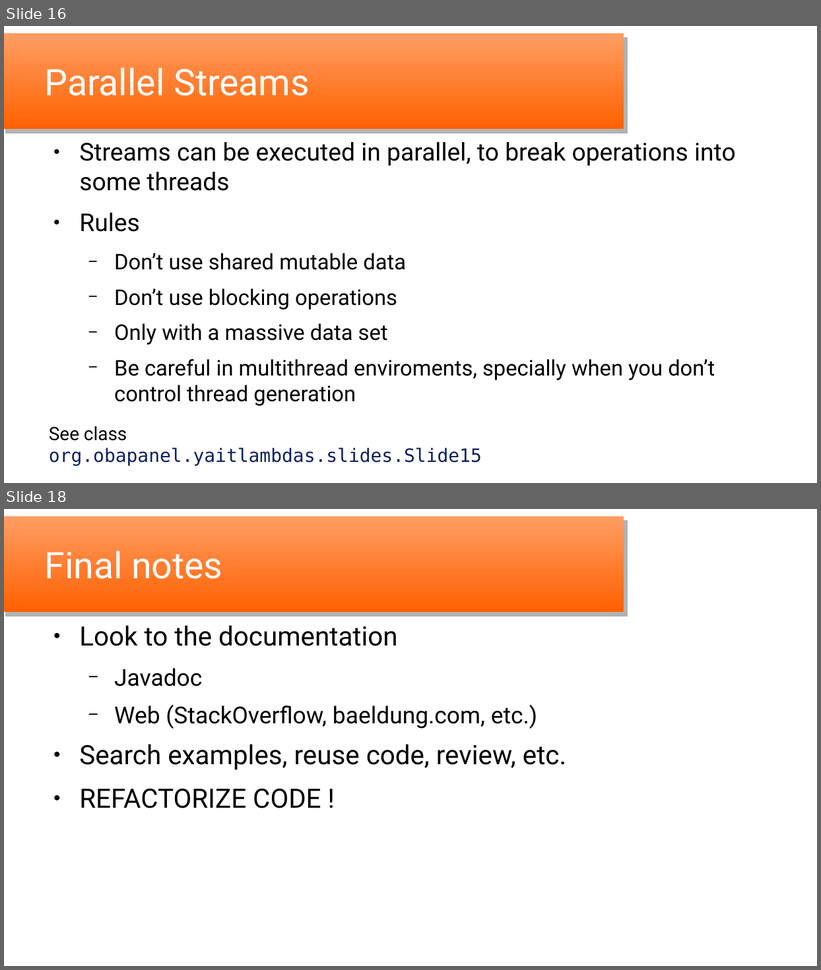
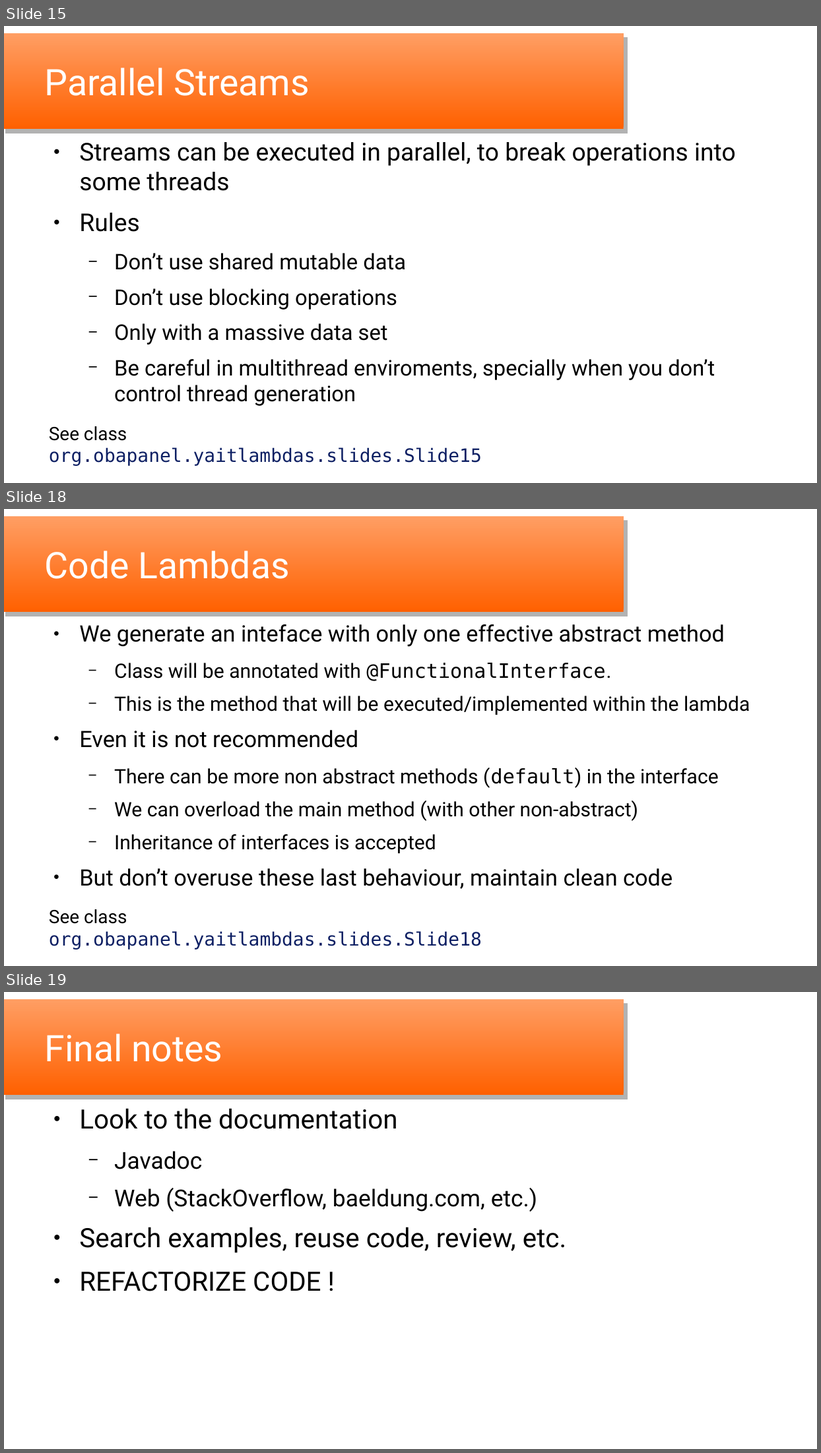
Before and after one commit to oscar-besga-panel/YaitLambdas, a slide deck: YaitLambdas_en.odp. Shown one above the other, each under a label of ours: slides 16 and 18 before the commit, slides 15, 18 and 19 after it; the slides between them are not shown. The pictures are 821x970 and 821x1453 pixels, drawn with LibreOffice and Linux fonts; fonts in the diff are those of the drawing; background and template pictures are left out. Boxes give left, top, right and bottom in pixels: in the first picture for what was removed or moved away, otherwise in the second. Text is boxed around its words. In the diff, an @@ line names an element or a change of style, - is before the commit and + after.

```diff
--- a/YaitLambdas_en.odp
+++ b/YaitLambdas_en.odp
@@ slide 18 added at (x1=4, y1=509, x2=817, y2=966), background #FFFFFF; not listed: 1 template element that a slide beside it also shows @@
@@ title added at (x1=45, y1=551, x2=289, y2=579), 35.7 pt, text #FFFFFF @@
+Code Lambdas
@@ text added at (x1=79, y1=625, x2=750, y2=889), 19.4 pt, text #000000 @@
+● We generate an inteface with only one effective abstract method
+  − Class will be annotated with @FunctionalInterface.
+  − This is the method that will be executed/implemented within the lambda
+● Even it is not recommended
+  − There can be more non abstract methods (default) in the interface
+  − We can overload the main method (with other non-abstract)
+  − Inheritance of interfaces is accepted
+● But don’t overuse these last behaviour, maintain clean code
@@ text added at (x1=49, y1=910, x2=482, y2=949), 18 pt, text #0D1F63 @@
+See class org.obapanel.yaitlambdas.slides.Slide18
@@ what was slide 16 is now slide 15 @@
@@ what was slide 18 is now slide 19 @@
```
Also in this commit, not shown: 5 slides changed, 1 other slide added, 1 slide removed, 6 other files.
